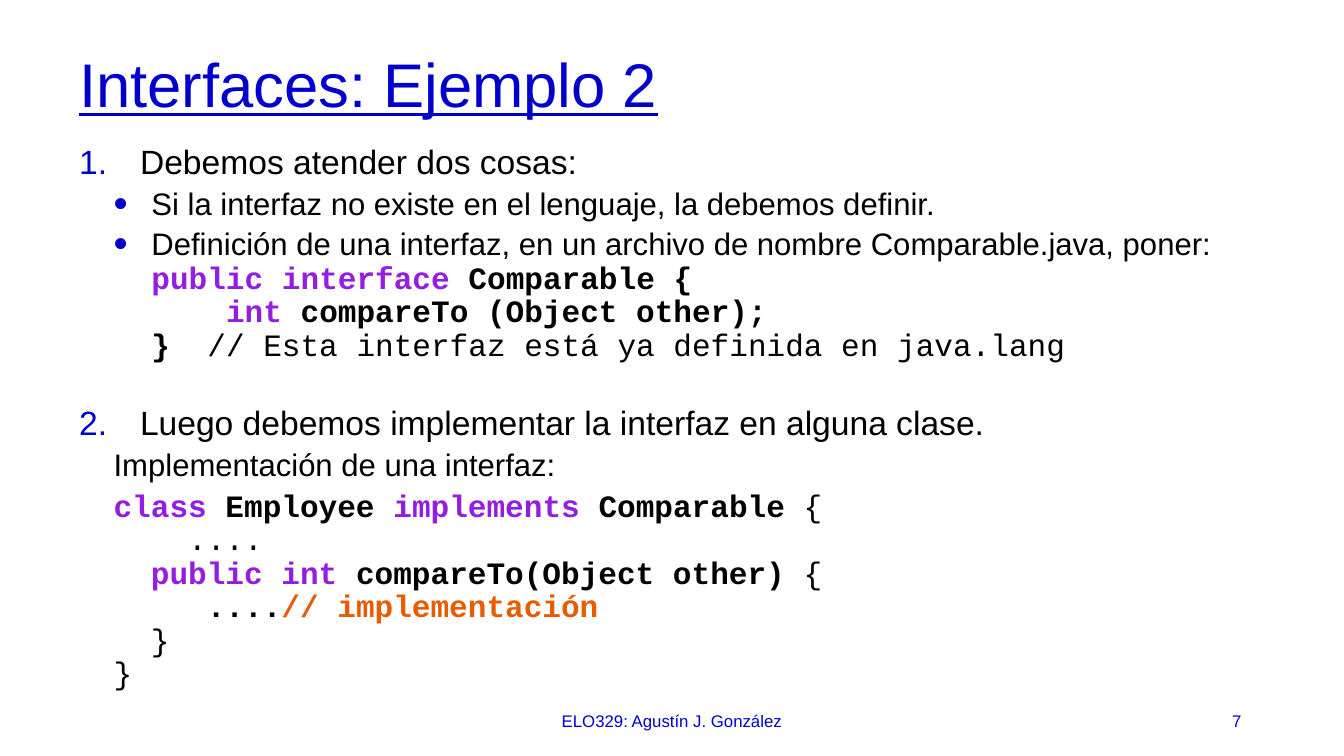
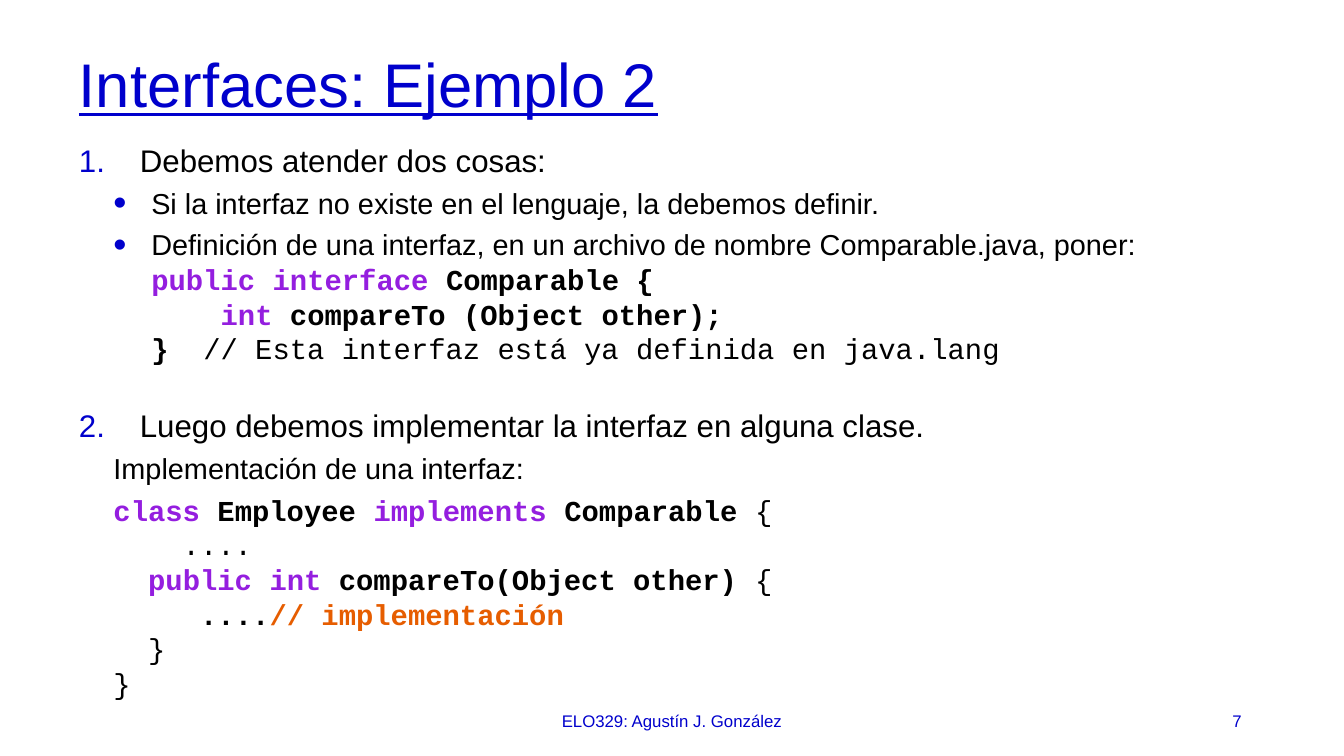
Before and after one commit to polivares/ELO329, a slide deck: slide 7 of 08-JavaInterfaces/08-JavaInterfaces.pptx. Drawn at 1344x756 pixels with LibreOffice and Linux fonts; fonts in the diff are those of the drawing. Boxes give left, top, right and bottom in pixels: in the first picture for what was removed or moved away, otherwise in the second. Text is boxed around its words. In the diff, an @@ line names an element or a change of style, - is before the commit and + after.

Commit message:
Material hasta la clase 12-JavaEventBasedProgramming

```diff
--- a/08-JavaInterfaces/08-JavaInterfaces.pptx
+++ b/08-JavaInterfaces/08-JavaInterfaces.pptx
@@ text "Debemos atender dos cosas:" at (113, 149, 1136, 631): size 24.1 to 22.4 pt in "Debemos atender dos cosas:", "Luego debemos implementar la interfaz en alguna ..."; size 22.2 to 20.6 pt in "Si la interfaz no existe en el ...", "Definición de una interfaz, en un archivo ...", "Implementación de una interfaz:", "class Employee implements Comparable { .... public ..."; line spacing 0.9 to 1; list level 2 to 1 in "Implementación de una interfaz:"; list level 2 to 1 in "class Employee implements Comparable { ..." @@
```
Also in this commit, not shown: 4 other slides changed, 15 other files.
